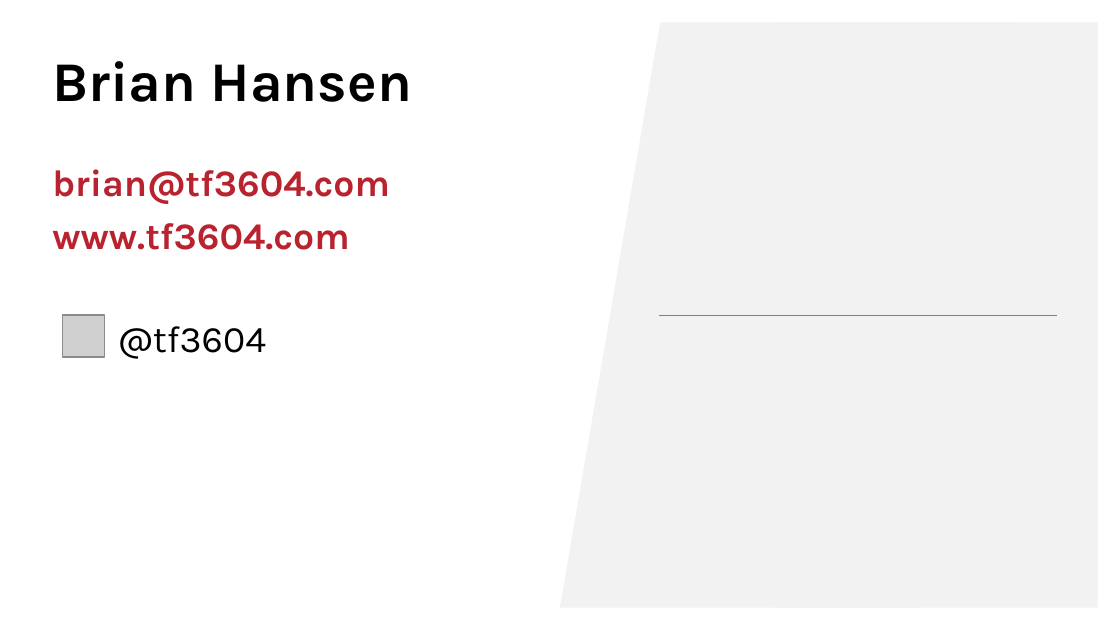
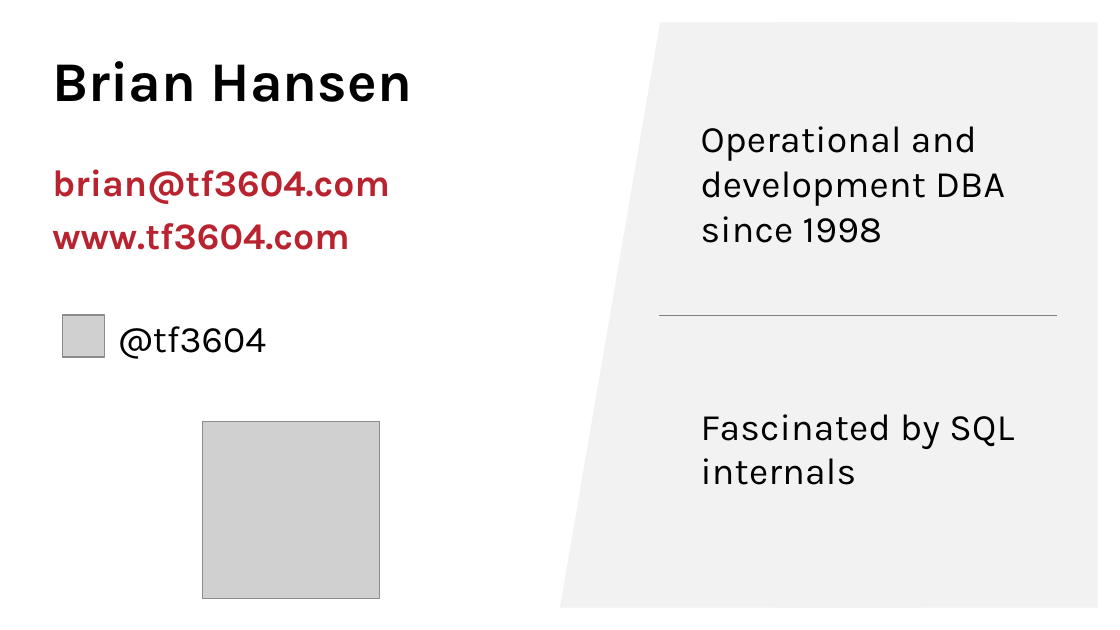
Before and after one commit to tf3604/OptimizerPresentation, a slide deck: slide 9 of Hansen - Get Your Optimizer to Give up All Its Secrets.pptx (slide 35 before the commit). Drawn at 1120x630 pixels with LibreOffice and Linux fonts; fonts in the diff are those of the drawing; grey boxes stand for pictures. Boxes give left, top, right and bottom in pixels: in the first picture for what was removed or moved away, otherwise in the second. Text is boxed around its words. In the diff, an @@ line names an element or a change of style, - is before the commit and + after.

```diff
--- a/Hansen - Get Your Optimizer to Give up All Its Secrets.pptx
+++ b/Hansen - Get Your Optimizer to Give up All Its Secrets.pptx
@@ text added at (x1=701, y1=126, x2=1005, y2=243), 24 pt, text #000000 @@
+Operational and development DBA since 1998
@@ text added at (x1=701, y1=414, x2=1014, y2=485), 24 pt, text #000000 @@
+Fascinated by SQL internals
@@ picture added at (x1=203, y1=422, x2=380, y2=599) @@
```
Also in this commit, not shown: 11 slides added.
